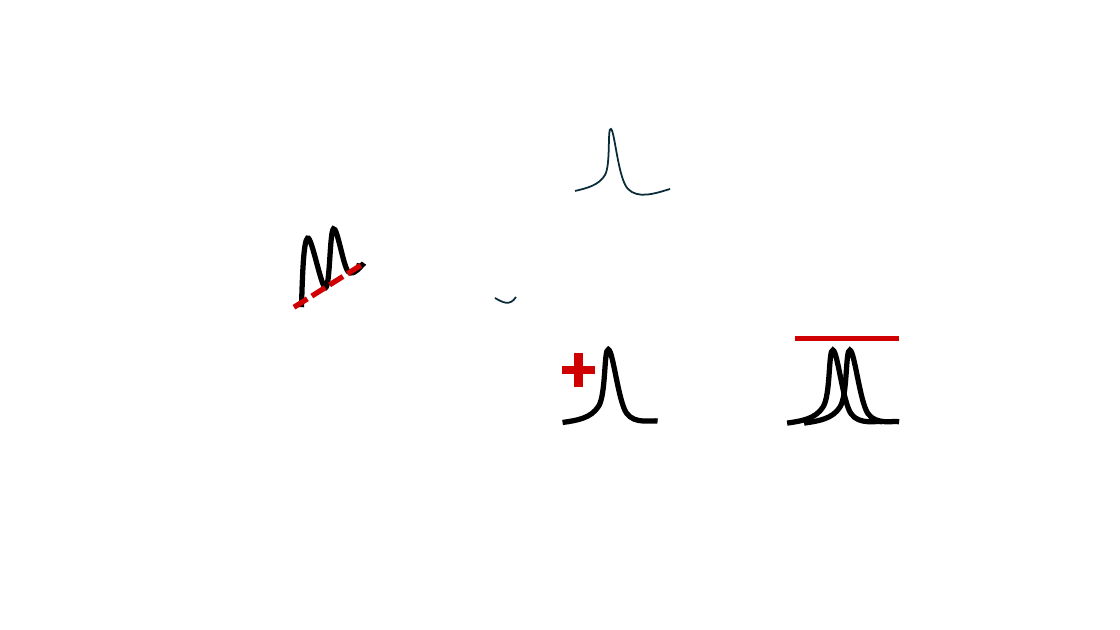
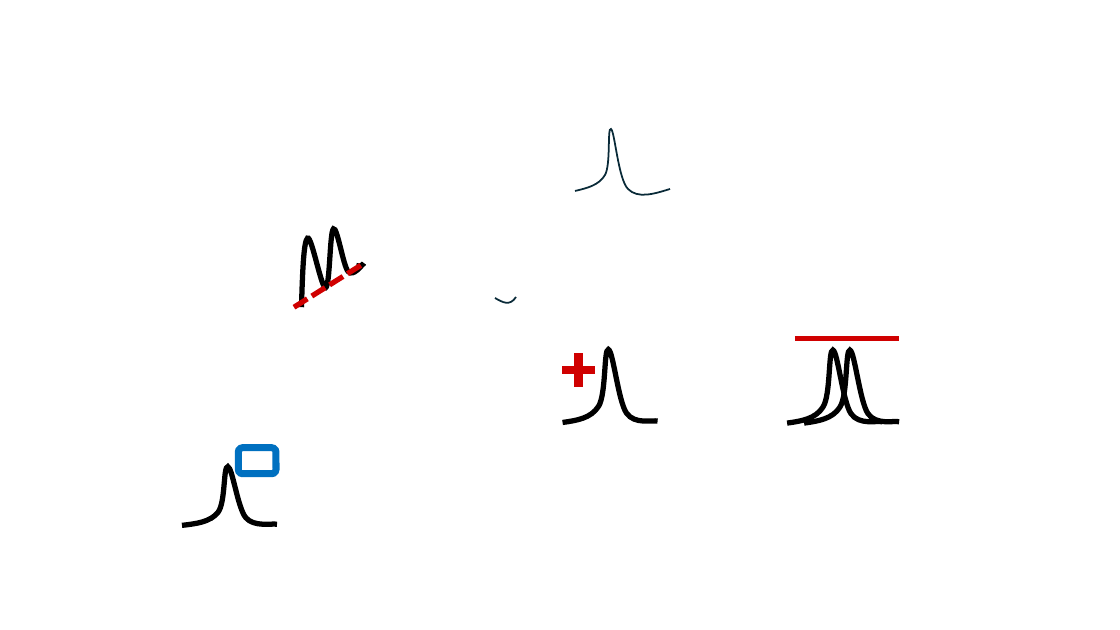
Before and after one commit to CEA-MetroCarac/SPECTROview, a slide deck: slide 1 of app/ui/iconpack/icon.pptx. Drawn at 1120x630 pixels with LibreOffice and Linux fonts; fonts in the diff are those of the drawing. Boxes give left, top, right and bottom in pixels: in the first picture for what was removed or moved away, otherwise in the second. Text is boxed around its words. In the diff, an @@ line names an element or a change of style, - is before the commit and + after.

```diff
--- a/app/ui/iconpack/icon.pptx
+++ b/app/ui/iconpack/icon.pptx
@@ rounded rectangle added at <box>239,448,276,474</box>, outline #0070C0 6 pt @@
@@ freeform shape added at <box>182,467,277,526</box>, outline #000000 4.5 pt @@
```
Also in this commit, not shown: 4 other files.
